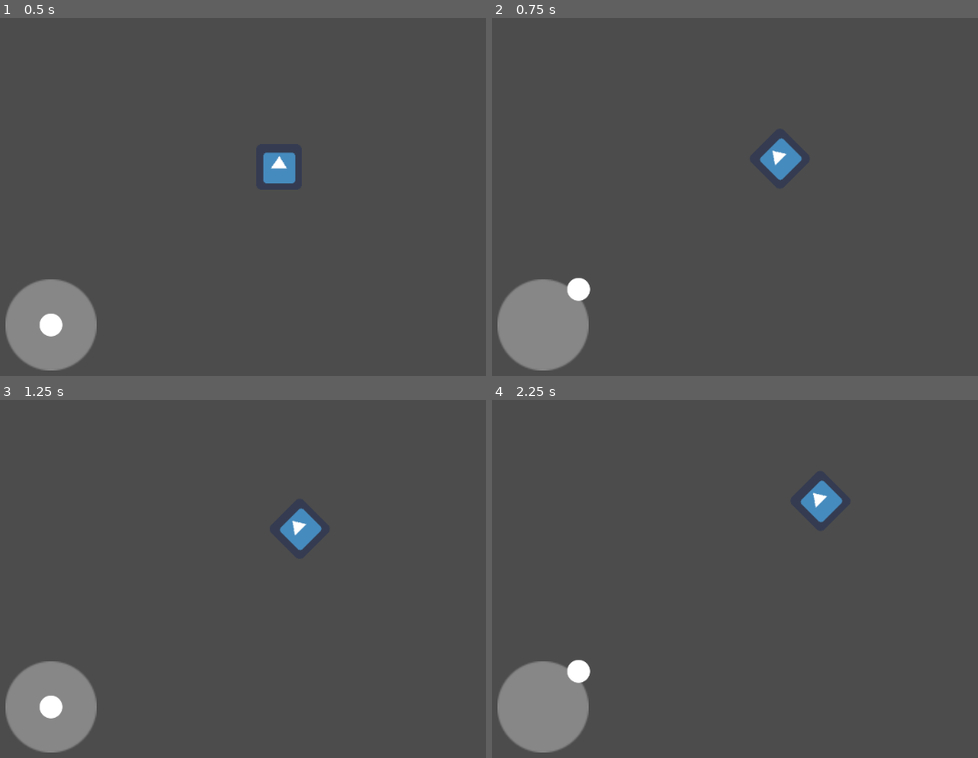
Above: before the commit, frames 1-4 (two rows, left to right).
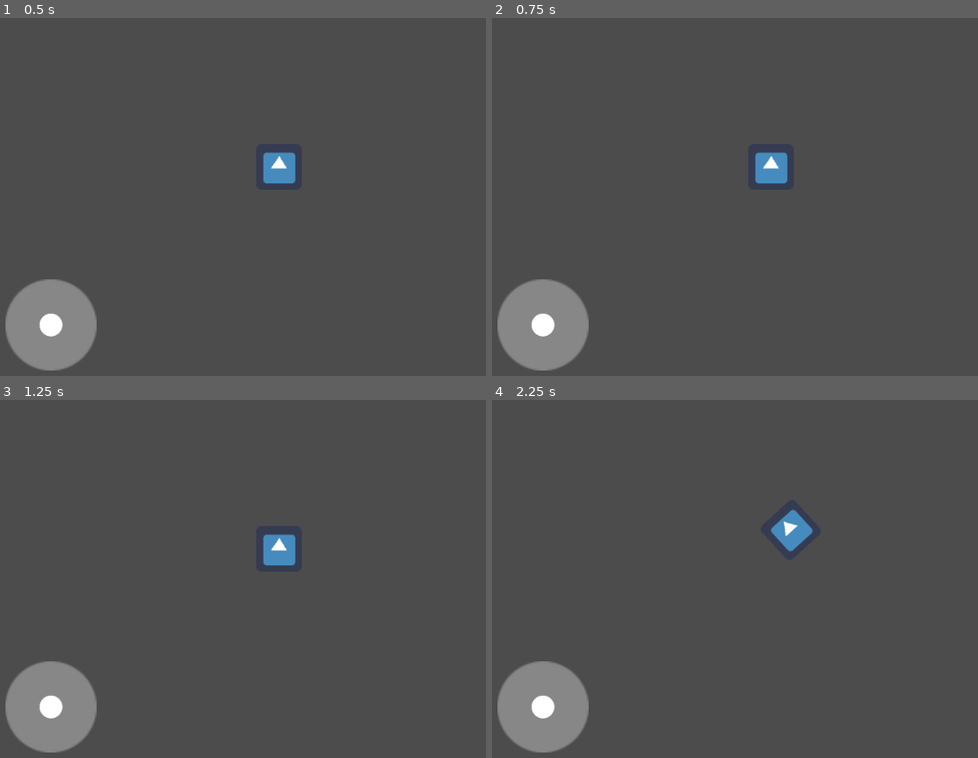
Above: after the commit, the same moments.

Repository: Godot-India-Community/Tutorials
Game: Godot game, scene res://Game.tscn
The game is run twice, just before and just after one commit, with the same random seed, the same clock (stepped at 60 frames per second) and the same inputs. The engine's default icon, where the game draws it, is replaced by a stand-in: a white triangle on a blue panel in a dark square.
Inputs (mouse positions are in pixels of both pictures, inside the frame that each line leads up to):
- Up to frame 1 (0.5 s): no input
- Up to frame 2 (0.75 s): tap Enter at 0.5 s; move the mouse to (948, 211) at 0.52 s; click (948, 211) at 0.67 s
- Up to frame 3 (1.25 s): no input
- Up to frame 4 (2.25 s): tap Space at 1.25 s; move the mouse to (642, 636) at 1.27 s; click (642, 636) at 1.42 s; tap Enter at 2 s; move the mouse to (861, 518) at 2.02 s; click (861, 518) at 2.17 s

Frame 1 is identical in both runs. In frame 2, 1.1% of the frame differs, in the area x 8-64%, y 33-90%; in frame 3, 1.1%; in frame 4, 1.7%, in the area x 8-73%, y 22-90%.

Commit message:
Daily backup Sat, Jan 16, 2021 10:12:25 AM

Diff:
--- a/Joystict Tutorial/Joystick.gd
+++ b/Joystict Tutorial/Joystick.gd
@@ -7,15 +7,17 @@
 export var joystick_range = 200
 var screensize = Vector2.ZERO
 var range_arr
+var mouse_pos
 
 func _ready():
 	screensize = get_viewport_rect().size
 	range_arr = find_range()
+	print($back.scale.x * 100)
+	print($back.scale.length_squared())
 
 func front_relative():
-	var mouse_pos = get_global_mouse_position()
-
-	if Input.is_mouse_button_pressed(1):
+	mouse_pos = get_global_mouse_position()
+	if Input.is_mouse_button_pressed(1) and mouse_pos.x < screensize.x/2:
 		front.global_position = lerp(front.global_position, mouse_pos, ease_value)
 		front.global_position.x = clamp(front.global_position.x, range_arr[0], range_arr[1])
 		front.global_position.y = clamp(front.global_position.y, range_arr[2], range_arr[3])
